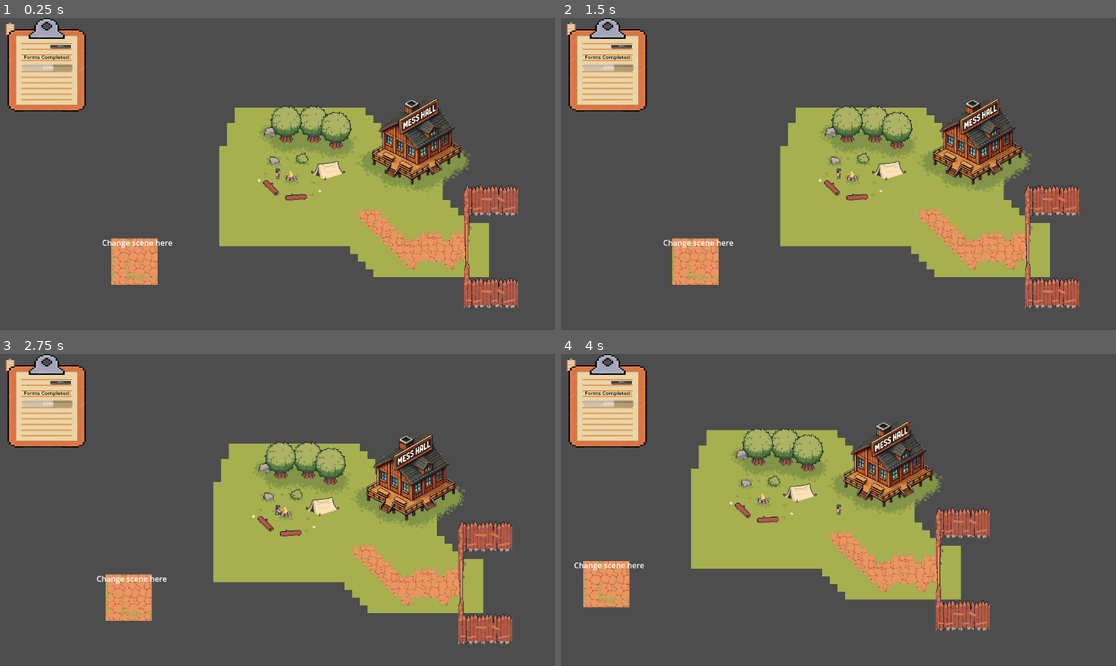
Above: before the commit, frames 1-4 (two rows, left to right).
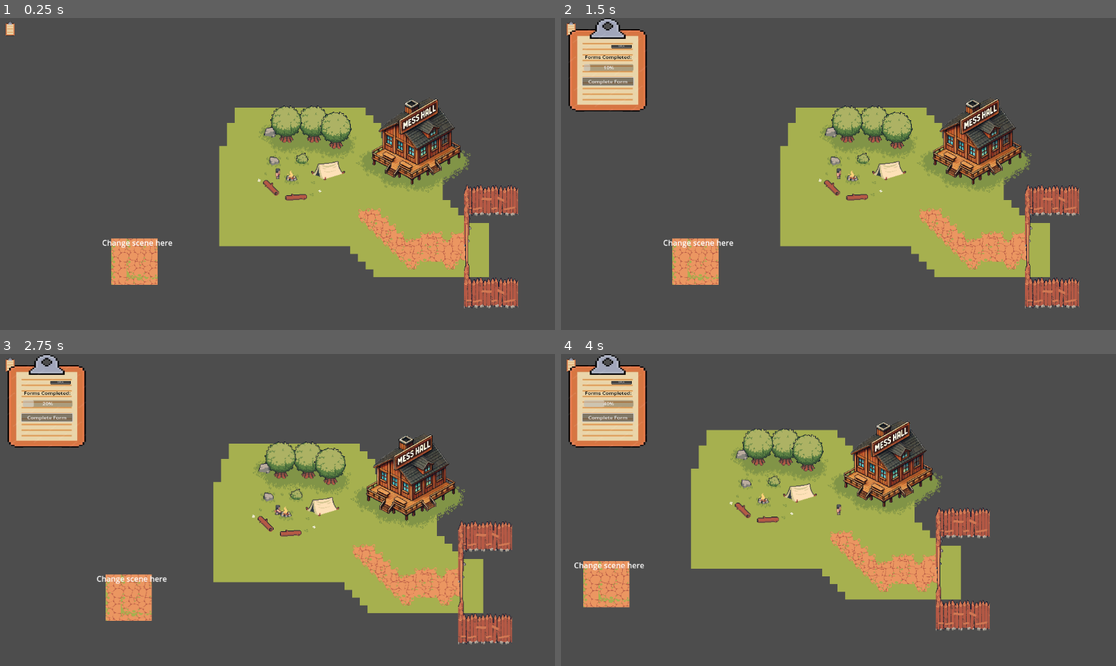
Above: after the commit, the same moments.

Repository: NathanReginato/StaffGame
Game: Godot game, scene res://Sandbox.tscn
Same seed, same stepped clock (60 frames per second), same inputs: the game is played once before the commit and once after it.
Inputs (mouse positions are in pixels of both pictures, inside the frame that each line leads up to):
- Up to frame 1 (0.25 s): no input
- Up to frame 2 (1.5 s): click (572, 27) at 0.52 s; click (605, 80) at 1.25 s, where only the run after the commit has a clickable "Complete Form"
- Up to frame 3 (2.75 s): tap Enter at 2 s; hold Right (move_right) from 2.03 s (still down)
- Up to frame 4 (4 s): tap Space at 2.75 s; release Right (move_right) at 2.78 s; hold Down (move_down) 2.78-3.53 s; tap Enter at 3.5 s; hold Right (move_right) from 3.53 s (still down)

The runs differ from the first frame. In frame 1, 3.7% of the frame differs, in the area x 1-16%, y 0-31%; in frame 2, 0.4%; in frame 3, 0.3%; in frame 4, 0.3%.

Commit message:
add forms button and gate logic

Diff:
--- a/Sandbox/CharacterBody2D.gd
+++ b/Sandbox/CharacterBody2D.gd
@@ -2,6 +2,7 @@
 @export var speed = 400
 @onready var _animated_sprite = $AnimatedSprite2D
 var is_player = true
+var forms_count = 0
 
 func get_input():
 	var input_direction = Input.get_vector("move_left", "move_right", "move_up", "move_down")
@@ -45,3 +46,7 @@
 func _on_sandbox_body_entered(body):
 	if "is_player" in body and body.is_player == true:
 			get_tree().change_scene_to_file("res://Sandbox.tscn") # Replace with function body.
+
+
+func _on_form_comleted_button_pressed():
+	forms_count += 1
--- a/Sandbox/Gate.gd
+++ b/Sandbox/Gate.gd
@@ -10,10 +10,11 @@
 func _on_body_entered(body):
 	if "is_player" in body and body.is_player == true:
 		if _gate_open == false:
-			#get_node("Gate/AnimatedSprite2D").play("gate_open")
-			#get_node("Gate/CollisionShape2D").disabled = true
 			get_node("GateInfo").visible = true
-			#_gate_open = true
+			if body.forms_count > 0:
+				get_node("Gate/AnimatedSprite2D").play("gate_open")
+				get_node("Gate/GateBarrier").set_deferred("disabled", true)
+				_gate_open = true
 
 
 func _on_body_exited(body):
--- /dev/null
+++ b/Sandbox/ProgressBar.gd
@@ -0,0 +1,4 @@
+extends ProgressBar
+
+func _on_form_comleted_button_pressed():
+	value += 1
--- a/Sandbox/Sandbox.tscn
+++ b/Sandbox/Sandbox.tscn
@@ -1,10 +1,11 @@
-[gd_scene load_steps=88 format=3 uid="uid://okj2yik4pj41"]
+[gd_scene load_steps=89 format=3 uid="uid://okj2yik4pj41"]
 
 [ext_resource type="Script" path="res://CharacterBody2D.gd" id="1_onsfm"]
 [ext_resource type="Texture2D" uid="uid://dles2nscaedp4" path="res://Civilian2_Move.png" id="2_xmtik"]
 [ext_resource type="Script" path="res://Camera2D.gd" id="3_q0siy"]
 [ext_resource type="Texture2D" uid="uid://bpkgech86isub" path="res://clipboard.png" id="4_12b2n"]
 [ext_resource type="Texture2D" uid="uid://bveaboh7ab1es" path="res://Button Itch Pack/Back/Back1.png" id="4_sm6ab"]
+[ext_resource type="Script" path="res://ProgressBar.gd" id="6_vw8mn"]
 [ext_resource type="Texture2D" uid="uid://4plsjkxenc5j" path="res://Village Tileset/1.1 Tiles/Tileset2.png" id="20_6hawp"]
 [ext_resource type="Script" path="res://Gate.gd" id="20_8bf70"]
 [ext_resource type="Texture2D" uid="uid://dliy1elthu5r" path="res://Village Tileset/3 Animated Objects/DoubleDoor2.png" id="20_alu50"]
@@ -764,7 +765,6 @@
 scale = Vector2(0.684825, 0.535595)
 disable_mode = 2
 script = ExtResource("1_onsfm")
-metadata/_edit_group_ = true
 
 [node name="AnimatedSprite2D" type="AnimatedSprite2D" parent="Player"]
 z_index = 1
@@ -792,16 +792,26 @@
 flat = true
 
 [node name="Clipboard" type="Sprite2D" parent="Player/Camera2D"]
+visible = false
 position = Vector2(-699.449, -423.828)
 texture = ExtResource("4_12b2n")
 
-[node name="Button" type="Button" parent="Player/Camera2D/Clipboard"]
+[node name="CloseButton" type="Button" parent="Player/Camera2D/Clipboard"]
 offset_left = 5.84096
 offset_top = -82.1516
 offset_right = 77.841
 offset_bottom = -58.1516
 icon = ExtResource("4_sm6ab")
 flat = true
+
+[node name="FormsCompleted" type="Label" parent="Player/Camera2D/Clipboard"]
+offset_left = -68.6306
+offset_top = -41.0758
+offset_right = 73.3694
+offset_bottom = -18.0758
+text = "Forms Completed:
+"
+label_settings = SubResource("LabelSettings_m8sek")
 
 [node name="ProgressBar" type="ProgressBar" parent="Player/Camera2D/Clipboard"]
 z_index = 2
@@ -810,16 +820,15 @@
 offset_right = 78.4489
 offset_bottom = 25.1329
 max_value = 10.0
-value = 6.0
-
-[node name="Label" type="Label" parent="Player/Camera2D/Clipboard"]
-offset_left = -68.6306
-offset_top = -41.0758
-offset_right = 73.3694
-offset_bottom = -18.0758
-text = "Forms Completed:
+script = ExtResource("6_vw8mn")
+
+[node name="FormComletedButton" type="Button" parent="Player/Camera2D/Clipboard"]
+offset_left = -76.0
+offset_top = 50.0
+offset_right = 78.0
+offset_bottom = 81.0
+text = "Complete Form
 "
-label_settings = SubResource("LabelSettings_m8sek")
 
 [node name="Background" type="TileMap" parent="."]
 position = Vector2(33, 10)
@@ -1015,7 +1024,7 @@
 
 [node name="Gate" type="StaticBody2D" parent="Static Assets/GateArea/Gate"]
 
-[node name="CollisionShape2D" type="CollisionShape2D" parent="Static Assets/GateArea/Gate/Gate"]
+[node name="GateBarrier" type="CollisionShape2D" parent="Static Assets/GateArea/Gate/Gate"]
 position = Vector2(0.5, 30)
 shape = SubResource("RectangleShape2D_exjar")
 
@@ -1093,7 +1102,9 @@
 texture = ExtResource("26_5qslv")
 
 [connection signal="pressed" from="Player/Camera2D/Button" to="Player" method="_on_button_pressed"]
-[connection signal="pressed" from="Player/Camera2D/Clipboard/Button" to="Player/Camera2D" method="_on_button_pressed"]
+[connection signal="pressed" from="Player/Camera2D/Clipboard/CloseButton" to="Player/Camera2D" method="_on_button_pressed"]
+[connection signal="pressed" from="Player/Camera2D/Clipboard/FormComletedButton" to="Player" method="_on_form_comleted_button_pressed"]
+[connection signal="pressed" from="Player/Camera2D/Clipboard/FormComletedButton" to="Player/Camera2D/Clipboard/ProgressBar" method="_on_form_comleted_button_pressed"]
 [connection signal="body_entered" from="Static Assets/Starting Area/Scene2" to="Player" method="_on_scene_2_body_entered"]
 [connection signal="body_entered" from="Static Assets/GateArea/Gate" to="Static Assets/GateArea/Gate" method="_on_body_entered"]
 [connection signal="body_exited" from="Static Assets/GateArea/Gate" to="Static Assets/GateArea/Gate" method="_on_body_exited"]
